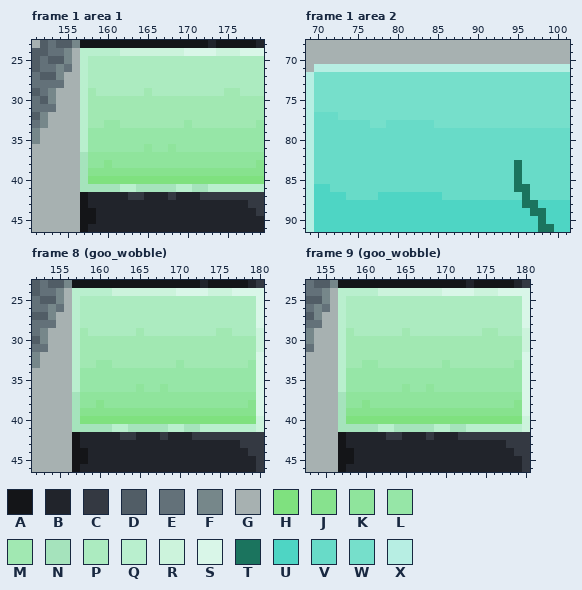
One commit to this pixel-art file: assets_raw/mothership.aseprite. That is the earlier state.
320x180 pixels, 11 frames. Shown: frame 1 area 1: x 151..179, y 23..46; frame 1 area 2: x 69..101, y 68..91; frame 8 (goo_wobble): x 152..180, y 23..46; frame 9 (goo_wobble): x 153..180, y 23..46. The commit also changed other frames or places, which this record leaves out.
Visible layers, top first: "ufo_flattened", "breeding_machine_decor", "breeding_machine", "alien_egg_container_decor", "alien_egg_container", "fishtank_decor", "fishtanks", "floor", "window", "background".
Palette (. is transparent): A #141518  B #21242b  C #343942  D #515d66  E #637179  F #76878a  G #a7b1b1  H #7fe17f  J #87e28e  K #8fe49c  L #96e6a7  M #a1e8b2  N #a5e3bc  P #acebc0  Q #b9efce  R #ccf3dc  S #d9f6e8  T #1b745e  U #4ed5c4  V #68dbc8  W #76dfcb  X #b7eee3
Pixels before, frame 1 area 1, first column x 151:
23 GDEDDFAAAAAAAAAAAAAAAABAAAAAB
24 DDEEFGQQQQQRRRRRRRRSSSSRRRSSS
25 DEDDFGQPPPPPPPPPPPPPPPPPPPPPP
26 DEEFEGQPPPPPPPPPPPPPPPPPPPPPP
27 EDDFGGQPPPPPPPPPPPPPPPPPPPPPP
28 EEEEGGQPPPPPPPPPPPPPPPPPPPPPP
29 DEFGGGQMPPPPPPMPPPPPPPPPMMPPP
30 EDFGGGQMMMMMMMMMMMMMMMMMMMMMM
31 EEEGGGQMMMMMMMMMMMMMMMMMMMMMM
32 DFGGGGQMMMMMMMMMMMMMMMMMMMMMM
33 EFGGGGQMMLLMMMMMMMMLMMMMMMMML
34 FGGGGGQLLLLLLLLLLLLLLLLLLLLLL
35 FGGGGGQLLLLLLLLLLLLLLLLLLLLLL
36 GGGGGGQLLLLLLLKLLKLLLLLLLLLLL
37 GGGGGGNKKKKKKKKKKKKKKKKKKKKKK
38 GGGGGGNKKJKKKKKKKKKKKKKKKKKKJ
39 GGGGGGNJJJJJJJJJJJJJJJJJJJJJJ
40 GGGGGGNHHHHHHHHHHHHHHHHHHHHHH
41 GGGGGGNNNNNQQNNNNNQQNNQQQQQQQ
42 GGGGGGABBBBBCCBBBCBBBCCCCCCCC
43 GGGGGGABBBBBBBBBBBBBBBBBBBBCC
44 GGGGGGAABBBBBBBBBBBBBBBBBBBBC
45 GGGGGGAABBBBBBBBBBBBBBBBBBBBB
46 GGGGGGABBBBBBBBBBBBBBBBBBBBBB
Pixels before, frame 1 area 2, first column x 69:
68 GGGGGGGGGGGGGGGGGGGGGGGGGGGGGGGGG
69 GGGGGGGGGGGGGGGGGGGGGGGGGGGGGGGGG
70 GGGGGGGGGGGGGGGGGGGGGGGGGGGGGGGGG
71 GXXXXXXXXXXXXXXXXXXXXXXXXXXXXXXXX
72 XWWWWWWWWWWWWWWWWWWWWWWWWWWWWWWWW
73 XWWWWWWWWWWWWWWWWWWWWWWWWWWWWWWWW
74 XWWWWWWWWWWWWWWWWWWWWWWWWWWWWWWWW
75 XWWWWWWWWWWWWWWWWWWWWWWWWWWWWWWWW
76 XWWWWWWWWWWWWWWWWWWWWWWWWWWWWWWWW
77 XVVVWWWWWWWWWWWWWWWWWWWWWWWWWWWWW
78 XVVVVVVVWWVVVVVVWWWWWWWWWWWWWWWWW
79 XVVVVVVVVVVVVVVVVVVVVVVVVVVVVVVVV
80 XVVVVVVVVVVVVVVVVVVVVVVVVVVVVVVVV
81 XVVVVVVVVVVVVVVVVVVVVVVVVVVVVVVVV
82 XVVVVVVVVVVVVVVVVVVVVVVVVVVVVVVVV
83 XVVVVVVVVVVVVVVVVVVVVVVVVVTVVVVVV
84 XVVVVVVVVVVVVVVVVVVVVVVVVVTVVVVVV
85 XVVVVVVVVVVVVVVVVVVVVVVVVVTVVVVVV
86 XUUVVVVVVVVVVVVVVVVVVVVVVVTTVVVVV
87 XUUUUVVVVUUUUUUUUVVVVVVVVVVTVVVVV
88 XUUUUUUUUUUUUUUUUUUUUUUUUUUTTUUUU
89 XUUUUUUUUUUUUUUUUUUUUUUUUUUUTTUUU
90 XUUUUUUUUUUUUUUUUUUUUUUUUUUUUTUUU
91 XUUUUUUUUUUUUUUUUUUUUUUUUUUUUTTUU
Pixels before, frame 8 (goo_wobble), first column x 152:
23 DEDDFAAAAAAAAAAAAAAAABAAAAABC
24 DEEFGQQQQQRRRRRRRRSSSSRRRSSSS
25 EDDFGQPPPPPPPPPPPPPPPPPPPPPPS
26 EEFEGQPPPPPPPPPPPPPPPPPPPPPPS
27 DDFGGQPPPPPPPPPPPPPPPPPPPPPPS
28 EEEGGQPPPPPPPPPPPPPPPPPPPPPPS
29 EFGGGQMPPPPPPMPPPPPPPPPMMPPPR
30 DFGGGQMMMMMMMMMMMMMMMMMMMMMMR
31 EEGGGQMMMMMMMMMMMMMMMMMMMMMMR
32 FGGGGQMMMMMMMMMMMMMMMMMMMMMMS
33 FGGGGQMMLLMMMMMMMMLMMMMMMMMLS
34 GGGGGQLLLLLLLLLLLLLLLLLLLLLLS
35 GGGGGQLLLLLLLLLLLLLLLLLLLLLLS
36 GGGGGQLLLLLLLKLLKLLLLLLLLLLLS
37 GGGGGNKKKKKKKKKKKKKKKKKKKKKKS
38 GGGGGNKKJKKKKKKKKKKKKKKKKKKJS
39 GGGGGNJJJJJJJJJJJJJJJJJJJJJJS
40 GGGGGNHHHHHHHHHHHHHHHHHHHHHHR
41 GGGGGNNNNNQQNNNNNQQNNQQQQQQQR
42 GGGGGABBBBBCCBBBCBBBCCCCCCCCC
43 GGGGGABBBBBBBBBBBBBBBBBBBBCCC
44 GGGGGAABBBBBBBBBBBBBBBBBBBBCC
45 GGGGGAABBBBBBBBBBBBBBBBBBBBBC
46 GGGGGABBBBBBBBBBBBBBBBBBBBBBC
Pixels before, frame 9 (goo_wobble), first column x 153:
23 EDDFAAAAAAAAAAAAAAAABAAAAABC
24 EEFGQQQQQRRRRRRRRSSSSRRRSSSS
25 DDFGQPPPPPPPPPPPPPPPPPPPPPPS
26 EFEGQPPPPPPPPPPPPPPPPPPPPPPS
27 DFGGQPPPPPPPPPPPPPPPPPPPPPPS
28 EEGGQPPPPPPPPPPPPPPPPPPPPPPS
29 FGGGQMPPPPPPMPPPPPPPPPMMPPPR
30 FGGGQMMMMMMMMMMMMMMMMMMMMMMR
31 EGGGQMMMMMMMMMMMMMMMMMMMMMMR
32 GGGGQMMMMMMMMMMMMMMMMMMMMMMS
33 GGGGQMMLLMMMMMMMMLMMMMMMMMLS
34 GGGGQLLLLLLLLLLLLLLLLLLLLLLS
35 GGGGQLLLLLLLLLLLLLLLLLLLLLLS
36 GGGGQLLLLLLLKLLKLLLLLLLLLLLS
37 GGGGNKKKKKKKKKKKKKKKKKKKKKKS
38 GGGGNKKJKKKKKKKKKKKKKKKKKKJS
39 GGGGNJJJJJJJJJJJJJJJJJJJJJJS
40 GGGGNHHHHHHHHHHHHHHHHHHHHHHR
41 GGGGNNNNNQQNNNNNQQNNQQQQQQQR
42 GGGGABBBBBCCBBBCBBBCCCCCCCCC
43 GGGGABBBBBBBBBBBBBBBBBBBBCCC
44 GGGGAABBBBBBBBBBBBBBBBBBBBCC
45 GGGGAABBBBBBBBBBBBBBBBBBBBBC
46 GGGGABBBBBBBBBBBBBBBBBBBBBBC
Once edited:
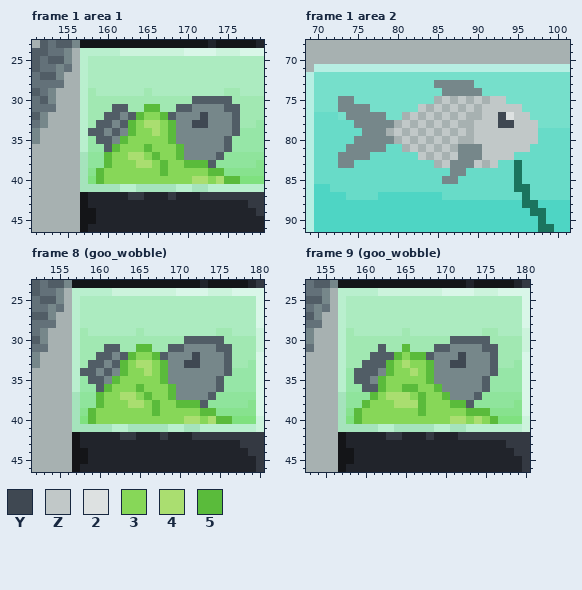
Colours new in this view: Y #3f4852  Z #c1c8c8  2 #dde1e1  3 #87d758  4 #aade70  5 #5abb3b
From old to new:
layer "goo" now shown
layer "fish/body" added
layer "fish/scales" added
layer "fish/fin_back" added
layer "fish/fin_front" added
layer "fish/fin_top" added
Frame 1 area 1, layer "goo":
y 30: x 171..175 MMMMM -> DDDDD
y 31: x 161..162 MM -> DD; x 165..166 MM -> 55; x 169..176 MMMMMMMM -> DDFFFFDD
y 32: x 160..176 MMMMMMMMMMMMMMMMM -> DDFD5335DFFFYFFFD
y 33: x 159..176 MLLMMMMMMMMLMMMMMM -> DDFD534435FFYYFFFD
y 34: x 158..176 LLLLLLLLLLLLLLLLLLL -> DDFDF533435FFFFFFFD
y 35: x 159..175 LLLLLLLLLLLLLLLLL -> DDF5333335FFFFFFD
y 36: x 160..175 LLLLLKLLKLLLLLLL -> D533353335FFFFFD
y 37: x 160..174 KKKKKKKKKKKKKKK -> 5334435335FFFFD
y 38: x 160..173 JKKKKKKKKKKKKK -> 5333443533555D
y 39: x 159..174 JJJJJJJJJJJJJJJJ -> 5333333353333355
y 40: x 159..176 HHHHHHHHHHHHHHHHHH -> 533333333333443455
Frame 1 area 2:
y 73: x 85..89 WWWWW -> FFFFF
y 74: x 86..90 WWWWW -> FFFFF
y 75: x 73..74 WW -> FF; x 85..93 WWWWWWWWW -> GZGZGZGZZ
y 76: x 73..76 WWWW -> FFFF; x 83..95 WWWWWWWWWWWWW -> ZGZGZGZGZZZZZ
y 77: x 74..78 WWWWW -> FFFFF; x 81..96 WWWWWWWWWWWWWWWW -> GZGZGZGZGGZZY2ZZ
y 78: x 75..97 VVWWVVVVVVWWWWWWWWWWWWW -> FFFFFGZGZGZGZGGZZZYYZZZ
y 79: x 76..97 VVVVVVVVVVVVVVVVVVVVVV -> FFFGZGZGZGZGZGZZZZZZZZ
y 80: x 75..97 VVVVVVVVVVVVVVVVVVVVVVV -> FFFFFGZGZGZGZGGZZZZZZZZ
y 81: x 74..78 VVVVV -> FFFFF; x 81..96 VVVVVVVVVVVVVVVV -> GZGZGZGFFFZZZZZZ
y 82: x 73..76 VVVV -> FFFF; x 83..94 VVVVVVVVVVVV -> ZGZGZFFFZZZZ
y 83: x 73..74 VV -> FF; x 85..92 VVVVVVVV -> GZFFFZGZ
y 84: x 87..88 VV -> FF
y 85: x 86..87 VV -> FF
Frame 8 (goo_wobble), layer "goo": the same change as frame 1 area 1
Frame 9 (goo_wobble), layer "goo":
y 30: x 171..175 MMMMM -> DDDDD
y 31: x 162 M -> D; x 165 M -> 5; x 169..176 MMMMMMMM -> DDFFFFDD
y 32: x 161..176 MMMMMMMMMMMMMMMM -> DDD5355DFFFYFFFD
y 33: x 160..176 LLMMMMMMMMLMMMMMM -> DDD534335FFYYFFFD
y 34: x 159..176 LLLLLLLLLLLLLLLLLL -> DDDF533435FFFFFFFD
y 35: x 159..175 LLLLLLLLLLLLLLLLL -> DDF5333335FFFFFFD
y 36: x 160..175 LLLLLKLLKLLLLLLL -> DD53355335FFFFFD
y 37: x 161..174 KKKKKKKKKKKKKK -> 5344435335FFFD
y 38: x 160..173 JKKKKKKKKKKKKK -> 5333444533355D
y 39: x 159..175 JJJJJJJJJJJJJJJJJ -> 53333333533333555
y 40: x 159..176 HHHHHHHHHHHHHHHHHH -> 533333333333443435
